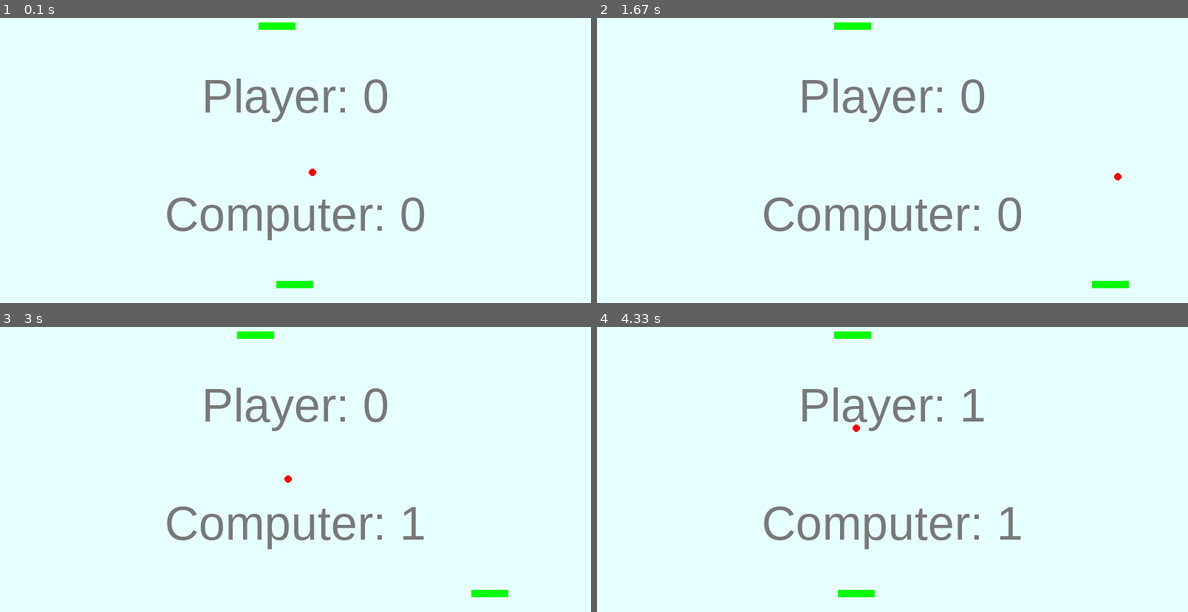
Above: before the commit, frames 1-4 (two rows, left to right).
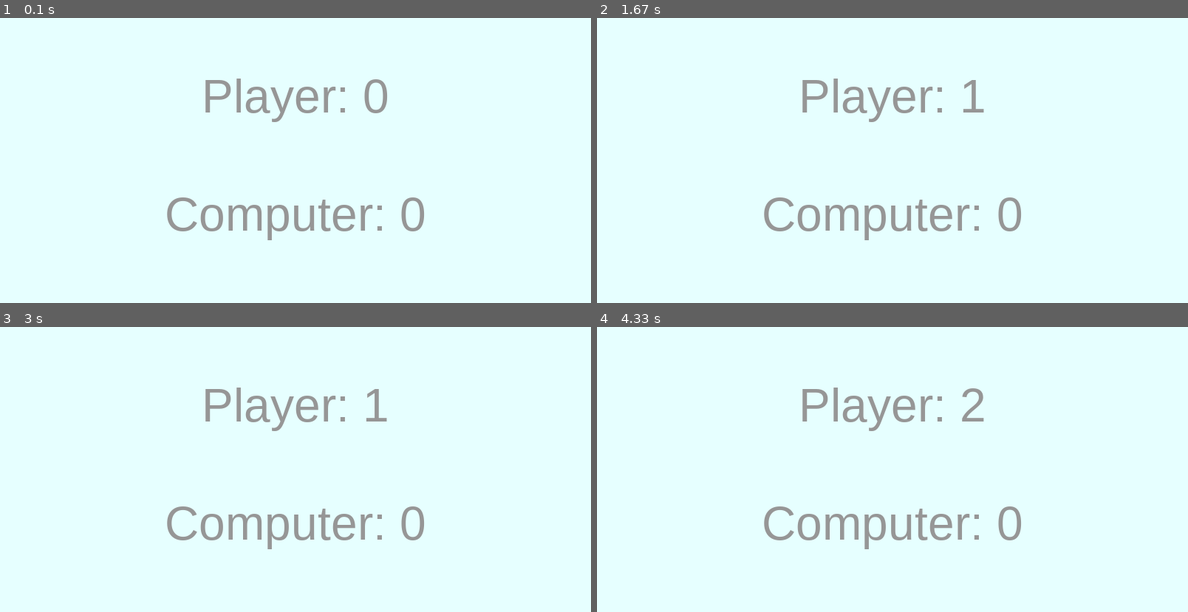
Above: after the commit, the same moments.

Repository: koduj-z-klasa/python101
Game: pygame game, started from pong/pong.py
Same seed, same stepped clock (60 frames per second), same inputs: the game is played once before the commit and once after it.
Inputs (mouse positions are in pixels of both pictures, inside the frame that each line leads up to):
- Up to frame 1 (0.1 s): no input
- Up to frame 2 (1.67 s): move the mouse to (868, 169) at 0.37 s
- Up to frame 3 (3 s): no input
- Up to frame 4 (4.33 s): no input

The runs differ from the first frame. In frame 1, 2.6% of the frame differs, in the area x 28-72%, y 1-95%; in frame 2, 2.7%; in frame 3, 2.8%, in the area x 28-86%, y 1-95%; in frame 4, 2.7%.

Commit message:
no message

Diff:
--- /dev/null
+++ b/docs/pong/pong_z1.py
@@ -0,0 +1,32 @@
+# coding=utf-8
+
+import pygame
+import pygame.locals
+
+
+class Board(object):
+    """Plansza do gry. Odpowiada za rysowanie okna gry.
+    """
+    def __init__(self, width, height):
+        """Konstruktor planszy do gry. Przygotowuje okienko gry.
+        :param width:
+        :param height:
+        """
+        self.surface = pygame.display.set_mode((width, height), 0, 32)
+        pygame.display.set_caption('Simple Pong')
+
+    def draw(self, *args):
+        """Rysuje okno gry
+        :param args: lista obiektów do narysowania
+        """
+        background = (230, 255, 255)
+        self.surface.fill(background)
+        for drawable in args:
+            drawable.draw_on(self.surface)
+
+        # dopiero w tym miejscu następuje fatyczne rysowanie
+        # w oknie gry, wcześniej tylko ustalaliśmy co i jak ma zostać narysowane
+        pygame.display.update()
+
+board = Board(800, 400)
+board.draw()
--- /dev/null
+++ b/docs/pong/pong_z2.py
@@ -0,0 +1,58 @@
+# coding=utf-8
+
+import pygame
+import pygame.locals
+
+
+class Board(object):
+    """Plansza do gry. Odpowiada za rysowanie okna gry.
+    """
+    def __init__(self, width, height):
+        """Konstruktor planszy do gry. Przygotowuje okienko gry.
+        :param width:
+        :param height:
+        """
+        self.surface = pygame.display.set_mode((width, height), 0, 32)
+        pygame.display.set_caption('Simple Pong')
+
+    def draw(self, *args):
+        """Rysuje okno gry
+        :param args: lista obiektów do narysowania
+        """
+        background = (230, 255, 255)
+        self.surface.fill(background)
+        for drawable in args:
+            drawable.draw_on(self.surface)
+
+        # dopiero w tym miejscu następuje fatyczne rysowanie
+        # w oknie gry, wcześniej tylko ustalaliśmy co i jak ma zostać narysowane
+        pygame.display.update()
+
+
+class PongGame(object):
+    """Łączy wszystkie elementy gry w całość.
+    """
+    def __init__(self, width, height):
+        super(PongGame, self).__init__()
+        self.board = Board(width, height)
+        # zegar którego użyjemy do kontrolowania szybkości rysowania
+        # kolejnych klatek gry
+        self.fps_clock = pygame.time.Clock()
+
+    def run(self):
+        """Główna pętla programu
+        """
+        while self.handle_events():
+            self.fps_clock.tick(60)
+
+    def handle_events(self):
+        """Obsługa zdarzeń systemowych, tutaj zinterpretujemy np. ruchy myszką
+        """
+        for event in pygame.event.get():
+            if event.type == pygame.locals.QUIT:
+                pygame.quit()
+                return False
+
+if __name__ == "__main__":
+    game = PongGame(800, 400)
+    game.run()
--- a/pong/pong.py
+++ b/pong/pong.py
@@ -11,6 +11,7 @@
 - wykorzystanie *args jako zamiast jednego parametru z kolekcją
 
 Co można poprawić
+- piłeczka wychodzi poza prawą krawędź planszy
 - różne poziomy sprawności AI (aktualnie komputer zawsze wygrywa)
 - zabezpieczenie by piłeczka nie zazębiała się z rakietką
 - zmiana wektora prędkości w zależności od pędu rakietki
@@ -32,12 +33,13 @@
         self.rect = self.surface.get_rect()
         self.rect.x = x
         self.rect.y = y
-        self.draw()
 
     @property
     def center_x(self):
         return self.rect.x + self.surface.get_width() / 2
 
+    def draw_on(self, surface):
+        surface.surface.blit(self.surface, self.rect)
 
 class Ball(Drawable):
     """
@@ -136,9 +138,9 @@
     def __init__(self, width, height):
         super(PongGame, self).__init__()
         self.board = Board(width, height)
-        self.ball = Ball(10, 10, width/2, height/2)
-        self.player1 = Racket(50, 10, 350, 20)
-        self.player2 = Racket(50, 10, 350, height - 30)
+        self.ball = Ball(20, 20, width/2, height/2)
+        self.player1 = Racket(80, 20, width/2 - 40, height - 40, color=(0, 255, 0))
+        self.player2 = Racket(80, 20, width/2 - 40, 20, color=(0, 0, 0))
         self.ai = Ai(self.player2, self.ball)
         self.score = [0, 0]
         self.clock = pygame.time.Clock()
@@ -183,7 +185,7 @@
         return s1, s2
 
     def draw_score(self, score, x, y):
-        surface = self.font.render(score, True, (120, 120, 120))
+        surface = self.font.render(score, True, (150, 150, 150))
         rect = surface.get_rect()
         rect.center = x, y
         return surface, rect
Binary file added: docs/img/pong_0.png
Not shown, added: arch/birkenfeld-sphinx-3e6163d5f04d.zip
Not shown, changed: docs/env.rst
Not shown, changed: docs/git.rst
Not shown, changed: docs/index.rst
Not shown, changed: docs/pong.rst
Not shown, changed: docs/quiz.rst
